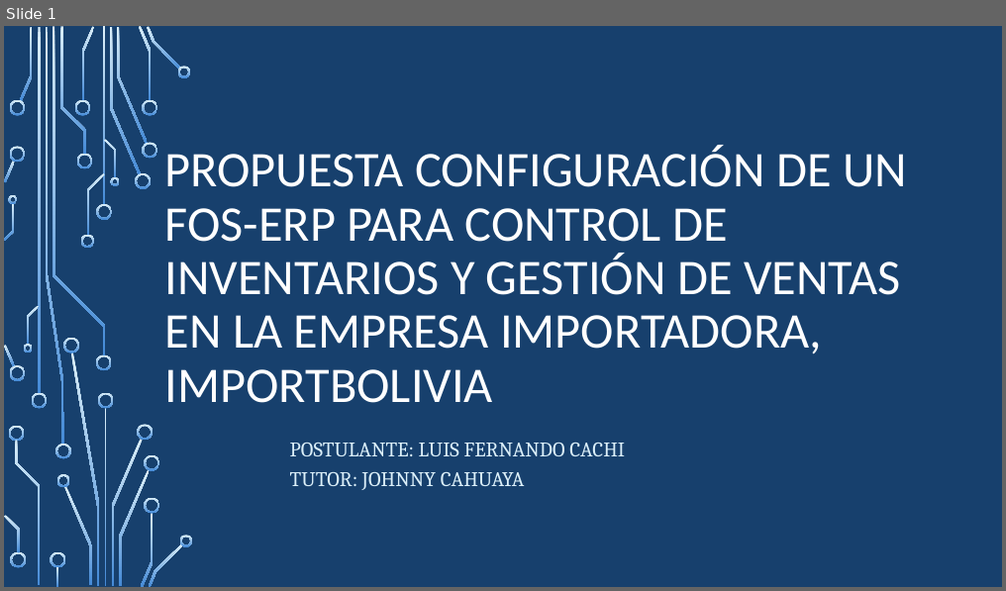
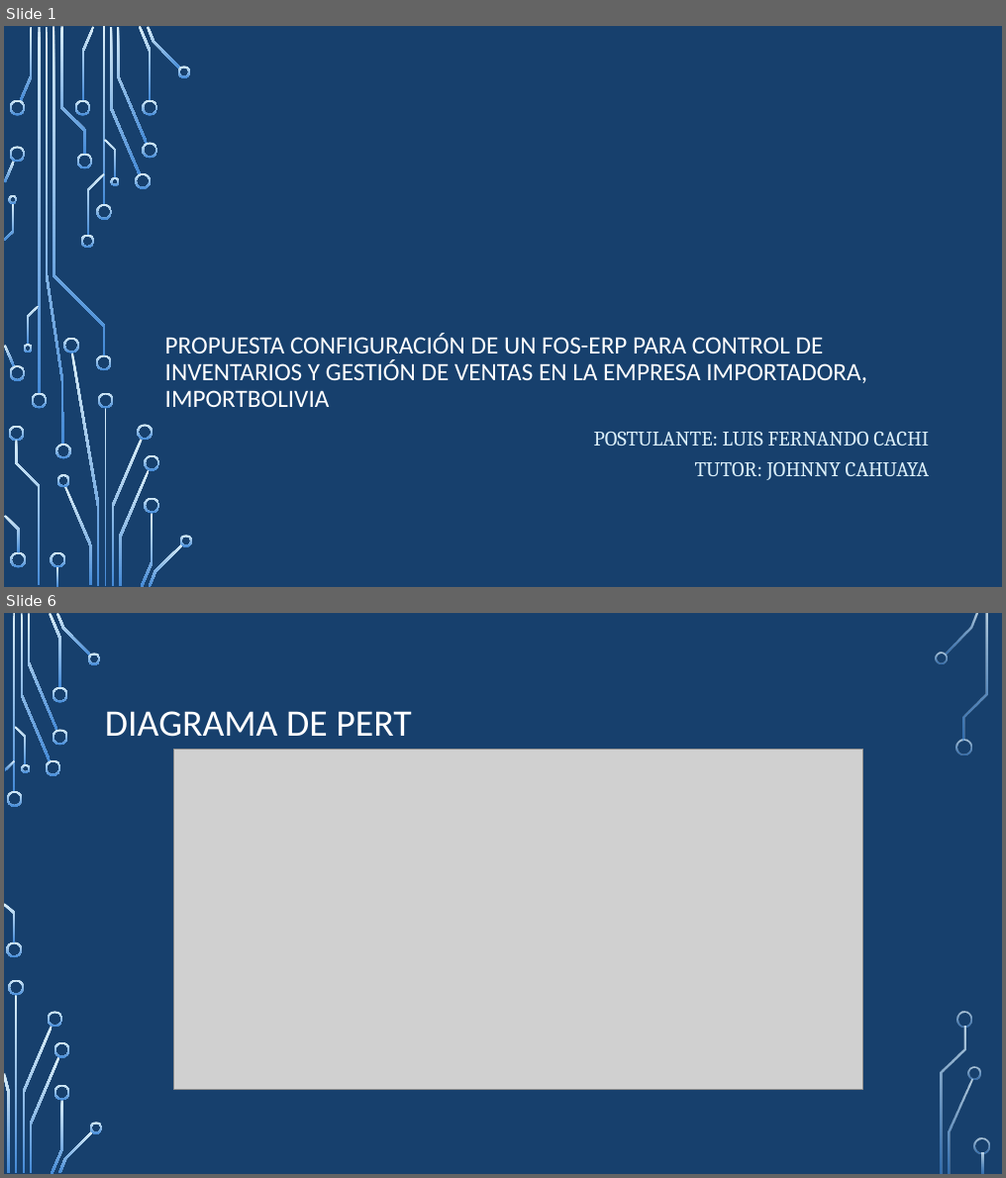
Before and after one commit to lufercc/ProyectoWord, a slide deck: monografia.pptx. Shown one above the other, each under a label of ours: slide 1 before the commit, slides 1 and 6 after it; the slides between them are not shown. The pictures are 1006x591 and 1006x1178 pixels, drawn with LibreOffice and Linux fonts; fonts in the diff are those of the drawing; grey boxes stand for pictures; background and template pictures are left out. Boxes give left, top, right and bottom in pixels: in the first picture for what was removed or moved away, otherwise in the second. Text is boxed around its words. In the diff, an @@ line names an element or a change of style, - is before the commit and + after.

```diff
--- a/monografia.pptx
+++ b/monografia.pptx
@@ slide 6 added at bbox=[4, 613, 1002, 1174], background picture (left out) @@
@@ title added at bbox=[105, 711, 412, 737], 36 pt, text #FFFFFF @@
+DIAGRAMA DE PERT
@@ picture added at bbox=[174, 749, 863, 1090] @@
@@ group added at bbox=[4, 613, 990, 1174]: 33 freeform shapes, 3 rectangles @@
@@ slide 1 changed as well @@
@@ title "PROPUESTA CONFIGURACIÓN DE UN FOS-ERP ...": place and size @@
-title "PROPUESTA CONFIGURACIÓN DE UN FOS-ERP ..." at bbox=[165, 146, 907, 403]
+title "PROPUESTA CONFIGURACIÓN DE UN FOS-ERP ..." at bbox=[165, 333, 867, 407]
@@ title "PROPUESTA CONFIGURACIÓN DE UN FOS-ERP ..." at bbox=[165, 333, 867, 407]: size 48 to 24 pt @@
@@ subtitle "POSTULANTE: LUIS FERNANDO CACHI TUTOR: ...": place and size @@
-subtitle "POSTULANTE: LUIS FERNANDO CACHI TUTOR: ..." at bbox=[290, 443, 625, 490]
+subtitle "POSTULANTE: LUIS FERNANDO CACHI TUTOR: ..." at bbox=[594, 432, 930, 480]
@@ subtitle "POSTULANTE: LUIS FERNANDO CACHI TUTOR: ..." at bbox=[594, 432, 930, 480]: alignment left to right @@
```
Also in this commit, not shown: 14 other slides added.
